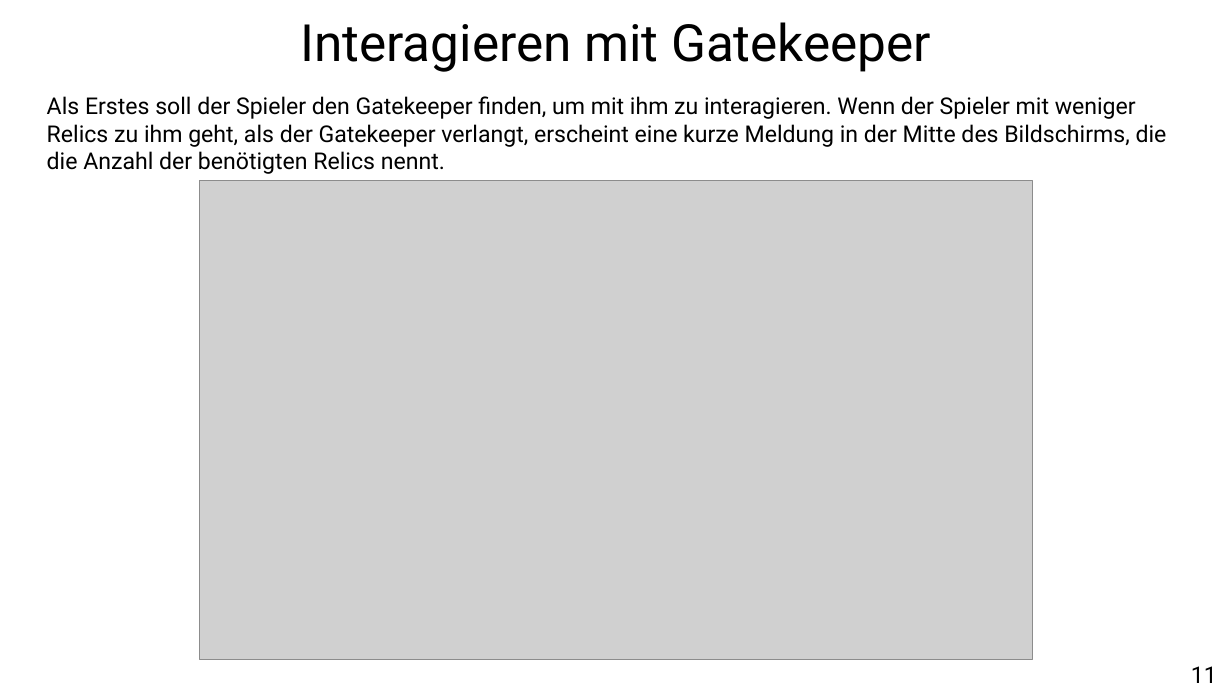
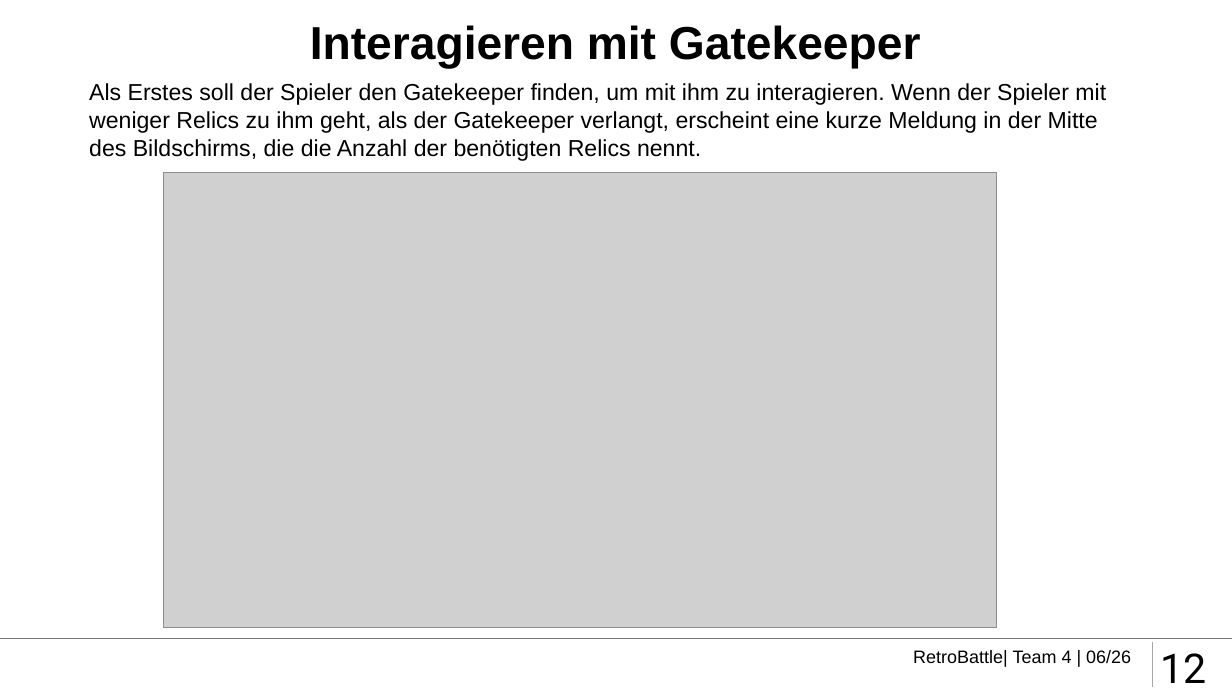
Before and after one commit to retroBattleDevs/retroBattle, a slide deck: slide 12 of etc/presentation/RetroBattle_Presentation.pptx (slide 11 before the commit). Drawn at 1232x693 pixels with LibreOffice and Linux fonts; fonts in the diff are those of the drawing; grey boxes stand for pictures; background and template pictures are left out. Boxes give left, top, right and bottom in pixels: in the first picture for what was removed or moved away, otherwise in the second. Text is boxed around its words. In the diff, an @@ line names an element or a change of style, - is before the commit and + after.

```diff
--- a/etc/presentation/RetroBattle_Presentation.pptx
+++ b/etc/presentation/RetroBattle_Presentation.pptx
@@ title "Interagieren mit Gatekeeper": place and size @@
-title "Interagieren mit Gatekeeper" at (300, 22, 931, 72)
+title "Interagieren mit Gatekeeper" at (310, 25, 921, 69)
@@ title "Interagieren mit Gatekeeper" at (310, 25, 921, 69): size 40 to 36 pt, font Roboto to Arial, bold on; less space between paragraphs @@
@@ text "Als Erstes soll der Spieler ...": place and size @@
-text "Als Erstes soll der Spieler ..." at (47, 96, 1167, 174)
+text "Als Erstes soll der Spieler ..." at (89, 83, 1106, 161)
@@ text "Als Erstes soll der Spieler ..." at (89, 83, 1106, 161): font Roboto to Arial @@
@@ picture: place and size @@
-picture at (200, 180, 1032, 659)
+picture at (164, 172, 996, 628)
@@ line added from (0, 639) to (1232, 639), #72777A 1 pt @@
@@ text added at (913, 650, 1131, 667), 14 pt, text #000000 @@
+RetroBattle| Team 4 | 06/26
@@ line added from (1153, 642) to (1153, 688), #A6A6A6 1 pt @@
@@ page number added at (1160, 653, 1206, 683), 32 pt, text #000000 @@
+12
@@ text removed at (1191, 666, 1217, 683) @@
-11
```
Also in this commit, not shown: 9 other slides changed, 6 slides added, 5 slides removed, 5 other files.
